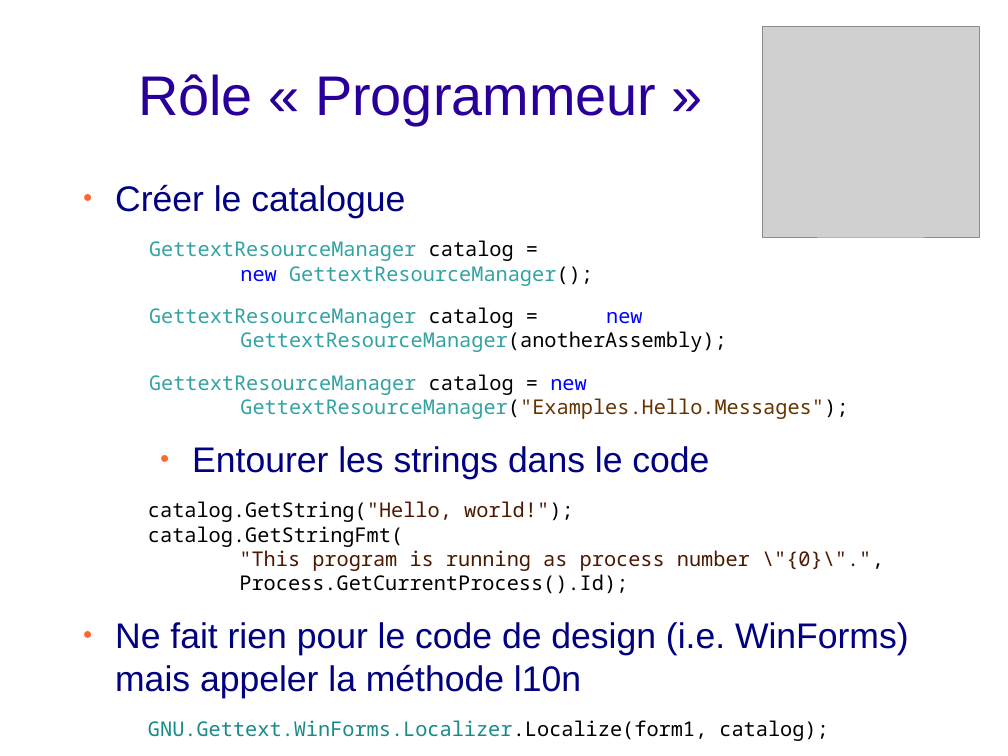
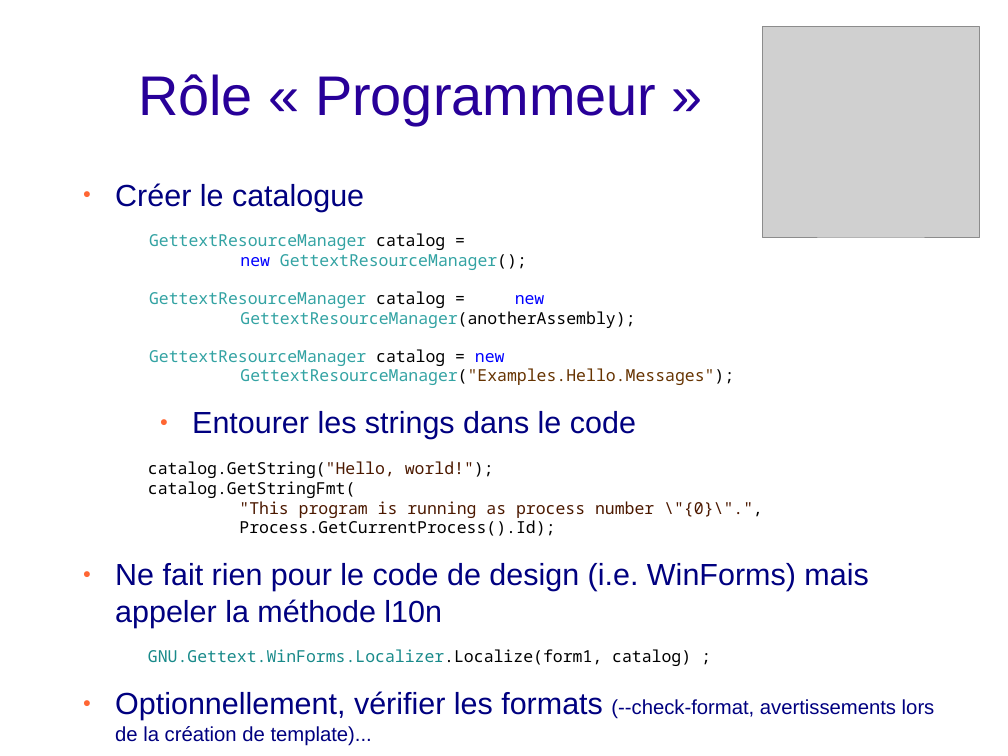
Before and after one commit to arbinada-com/gettext-dotnet, a slide deck: slide 13 of Docs/Solution_overview_fr.odp. Drawn at 1008x756 pixels with LibreOffice and Linux fonts; fonts in the diff are those of the drawing; grey boxes stand for pictures; background and template pictures are left out. Boxes give left, top, right and bottom in pixels: in the first picture for what was removed or moved away, otherwise in the second. Text is boxed around its words. In the diff, an @@ line names an element or a change of style, - is before the commit and + after.

```diff
--- a/Docs/Solution_overview_fr.odp
+++ b/Docs/Solution_overview_fr.odp
@@ text at (115, 183, 868, 628): size 28 to 24 pt in "Créer le catalogue", "Entourer les strings dans le code", "Ne fait rien pour le code de ..."; size 16 to 13 pt in "GettextResourceManager catalog = new GettextResourceManager( ...", "GettextResourceManager catalog = new GettextResourceManager( ...", "GettextResourceManager catalog = new GettextResourceManager( ...", "catalog.GetString("Hello, world!"); catalog.GetStringFmt( "T ..." @@
@@ text at (115, 649, 935, 746): text changed; font Noto Sans Mono to Arial; text colour #198A8A to #000080 @@
-GNU.Gettext.WinForms.Localizer.Localize(form1, catalog);
+GNU.Gettext.WinForms.Localizer.Localize(form1, catalog) ;
+● Optionnellement, vérifier les formats (--check-format, avertissements lors de la création de template)...
```
Also in this commit, not shown: 1 other slide changed, 1 other file.
